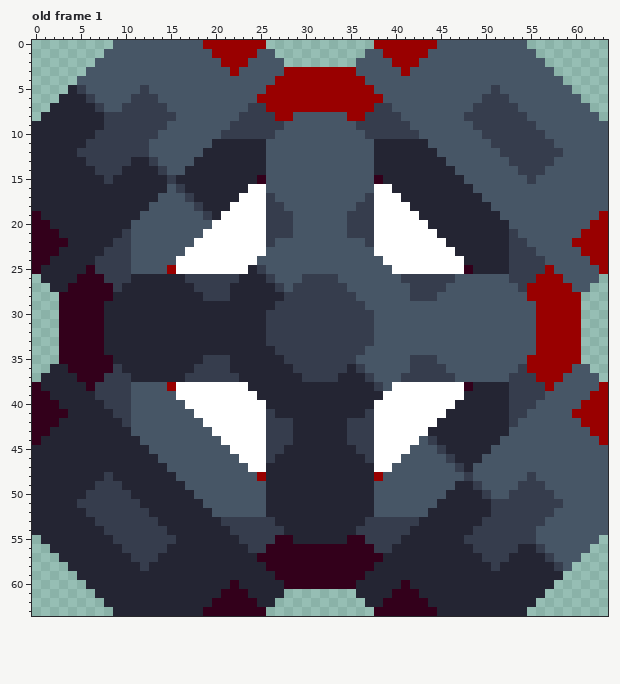
One commit to this pixel-art file: sprites/blocks/drills/BLOOD EXTRACTOR/biotic-zlo-production-blood-extractor.ase. The picture above was drawn from the file before the commit.
64x64 pixels, 1 frame. Shown: old frame 1. The commit also changed other frames, which this record leaves out.
The same view after the edit:
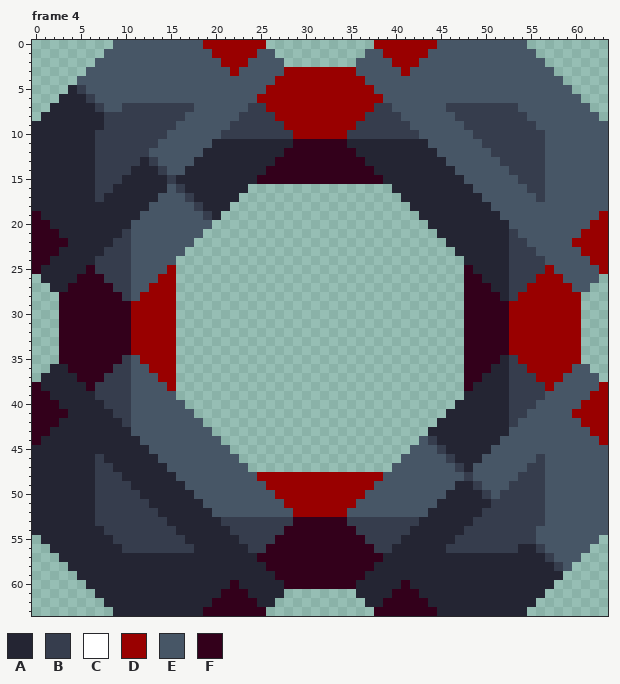
Palette (. is transparent): A #242533  B #363d4d  C #ffffff  D #990000  E #475666  F #33001b
A new or re-ordered frame is compared with the old frame closest to it.
What changed:
frames 1 -> 5
Frame 4 is new; against old frame 1, layers "Layer 1", "Layer", "Layer 2":
y 5: x 12 B -> E; x 51 B -> E
y 6: x 11..13 BBB -> EEE; x 50..52 BBB -> EEE
y 7: x 15..17 EEE -> BBB; x 46..48 EEE -> BBB
y 8: x 16 E -> B; x 29..34 EEEEEE -> DDDDDD; x 47 E -> B
y 9: x 15 E -> B; x 28..35 EEEEEEEE -> DDDDDDDD; x 48 E -> B
y 10: x 14 E -> B; x 27..36 EEEEEEEEEE -> BBDDDDDDBB; x 49 E -> B
y 11: x 6 B -> A; x 13 E -> B; x 26..37 EEEEEEEEEEEE -> AAAFFFFFFAAA; x 50 E -> B; x 57 B -> E
y 12: x 5..6 BB -> AA; x 26..37 EEEEEEEEEEEE -> AAFFFFFFFFAA; x 51 E -> B; x 57..58 BB -> EE
y 13: x 6 B -> A; x 11 A -> B; x 26..37 EEEEEEEEEEEE -> AFFFFFFFFFFA; x 52 E -> B; x 57 B -> E
y 14: x 10 A -> B; x 26..37 EEEEEEEEEEEE -> FFFFFFFFFFFF; x 53 E -> B
y 15: x 7 A -> B; x 9 A -> B; x 26..37 EEEEEEEEEEEE -> FFFFFFFFFFFF; x 54 E -> B; x 56 E -> B
y 16: x 7..8 AA -> BB; x 24..39 CCEEEEEEEEEEEECC -> ................; x 55..56 EE -> BB
y 17: x 7 A -> B; x 23..40 CCCBEEEEEEEEEEBCCC -> ..................; x 56 E -> B
y 18: x 22..41 CCCCBBEEEEEEEEBBCCCC -> ....................
y 19: x 21..42 CCCCCBBBEEEEEEBBBCCCCC -> ......................
y 20: x 20..43 CCCCCCBBBEEEEEEBBBCCCCCC -> ........................
y 21: x 19..44 CCCCCCCBBBEEEEEEBBBCCCCCCC -> ..........................
y 22: x 18..45 CCCCCCCCBEEEEEEEEEEBCCCCCCCC -> ............................
y 23: x 17..46 CCCCCCCCCEEEEEEEEEEEECCCCCCCCC -> ..............................
y 24: x 16..47 CCCCCCCCCEEEEEEEEEEEEEECCCCCCCCC -> ................................
y 25: x 16..47 CCCCCCCCABEEEEEEEEEEEEEECCCCCCCC -> ................................
y 26: x 11..52 AAAAAABBBBBBAAABEEEBBBBEEEEEEEBBBBBBEEEEEE -> EEEDD................................FFAAA
y 27: x 10..53 AAAAAAAABBBBAAAAABEBBBBBBEEEEEEEBBBBEEEEEEEE -> BEEDDD................................FFFAAB
y 28: x 9..54 AAAAAAAAAABBBAAAAAABBBBBBBBEEEEEEBBBEEEEEEEEEE -> FBEDDDD................................FFFFABD
y 29: x 8..55 AAAAAAAAAAAAAAAAAAABBBBBBBBBBEEEEEEEEEEEEEEEEEEE -> FFFDDDDD................................FFFFFDDD
y 30..33: x 8..55 AAAAAAAAAAAAAAAAAABBBBBBBBBBBBEEEEEEEEEEEEEEEEEE -> FFFDDDDD................................FFFFFDDD
y 34: x 8..55 AAAAAAAAAAAAAAAAAAABBBBBBBBBBEEEEEEEEEEEEEEEEEEE -> FFFDDDDD................................FFFFFDDD
y 35: x 9..54 AAAAAAAAAABBBAAAAAABBBBBBBBEEEEEEBBBEEEEEEEEEE -> FBEDDDD................................FFFFABD
y 36: x 10..53 AAAAAAAABBBBAAAAAAABBBBBBABEEEEEBBBBEEEEEEEE -> BEEDDD................................FFFAAB
y 37: x 11..52 AAAAAABBBBBBAAAAAAABBBBAAABEEEBBBBBBEEEEEE -> EEEDD................................FFAAA
y 38: x 16..47 CCCCCCCCAAAAAAAAAAAAAABECCCCCCCC -> ................................
y 39: x 16..47 CCCCCCCCCAAAAAAAAAAAAAACCCCCCCCC -> ................................
y 40: x 17..46 CCCCCCCCCAAAAAAAAAAAACCCCCCCCC -> ..............................
y 41: x 18..45 CCCCCCCCBAAAAAAAAAABCCCCCCCC -> ............................
y 42: x 19..44 CCCCCCCBBBAAAAAABBBCCCCCCC -> ..........................
y 43: x 20..43 CCCCCCBBBAAAAAABBBCCCCCC -> ........................
y 44: x 21..42 CCCCCBBBAAAAAABBBCCCCC -> ......................
y 45: x 22..41 CCCCBBAAAAAAAABBCCCC -> ....................
y 46: x 7 A -> B; x 23..40 CCCBAAAAAAAAAABCCC -> ..................; x 56 E -> B
y 47: x 7..8 AA -> BB; x 24..39 CCAAAAAAAAAAAACC -> ................; x 55..56 EE -> BB
y 48: x 7 A -> B; x 9 A -> B; x 26..37 AAAAAAAAAAAA -> DDDDDDDDDDDD; x 54 E -> B; x 56 E -> B
y 49: x 10 A -> B; x 26..37 AAAAAAAAAAAA -> DDDDDDDDDDDD; x 53 E -> B
y 50: x 6 B -> A; x 11 A -> B; x 26..37 AAAAAAAAAAAA -> EDDDDDDDDDDE; x 52 E -> B; x 57 B -> E
y 51: x 5..6 BB -> AA; x 12 A -> B; x 26..37 AAAAAAAAAAAA -> EEDDDDDDDDEE; x 57..58 BB -> EE
y 52: x 6 B -> A; x 13 A -> B; x 26..37 AAAAAAAAAAAA -> EEEDDDDDDEEE; x 50 A -> B; x 57 B -> E
y 53: x 14 A -> B; x 27..36 AAAAAAAAAA -> BBFFFFFFBB; x 49 A -> B
y 54: x 15 A -> B; x 28..35 AAAAAAAA -> FFFFFFFF; x 48 A -> B
y 55: x 16 A -> B; x 29..34 AAAAAA -> FFFFFF; x 47 A -> B
y 56: x 15..17 AAA -> BBB; x 46..48 AAA -> BBB
y 57: x 11..13 BBB -> AAA; x 50..52 BBB -> AAA
y 58: x 12 B -> A; x 51 B -> A
